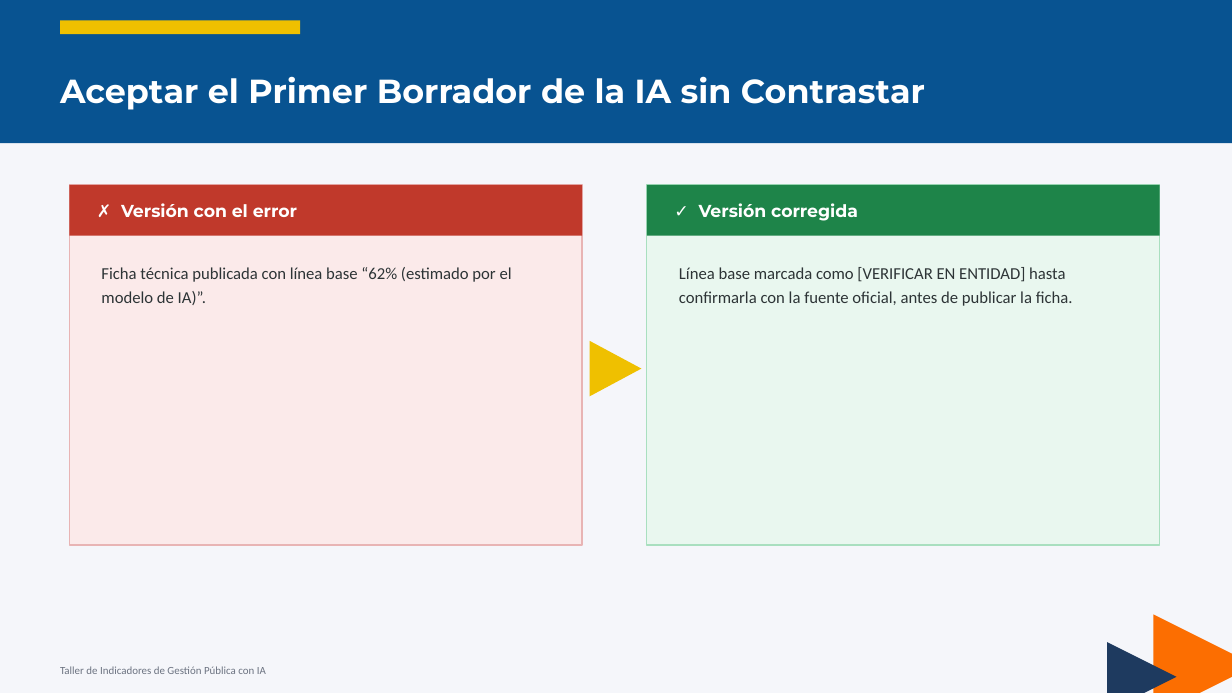
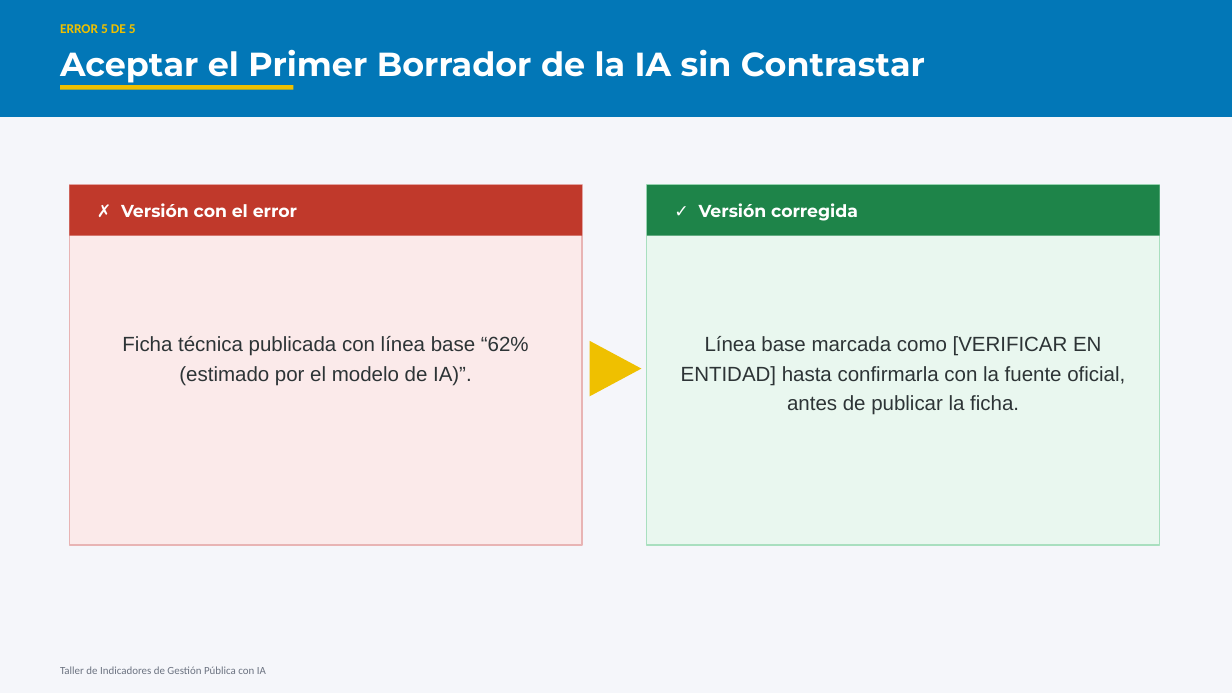
Before and after one commit to smezam-star/Management-Indicators, a slide deck: slide 26 of docs/Taller_Indicadores_Gestion_Publica_IA.pptx (slide 28 before the commit). Drawn at 1232x693 pixels with LibreOffice and Linux fonts; fonts in the diff are those of the drawing. Boxes give left, top, right and bottom in pixels: in the first picture for what was removed or moved away, otherwise in the second. Text is boxed around its words. In the diff, an @@ line names an element or a change of style, - is before the commit and + after.

```diff
--- a/docs/Taller_Indicadores_Gestion_Publica_IA.pptx
+++ b/docs/Taller_Indicadores_Gestion_Publica_IA.pptx
@@ rectangle: place and size @@
-rectangle at (0,0,1232,143)
+rectangle at (0,0,1232,116)
@@ rectangle at (0,0,1232,116): fill #085391 to #0277B7 @@
@@ text "Aceptar el Primer Borrador de ...": place and size @@
-text "Aceptar el Primer Borrador de ..." at (60,76,925,110)
+text "Aceptar el Primer Borrador de ..." at (60,49,925,83)
@@ rectangle: place and size @@
-rectangle at (60,20,300,34)
+rectangle at (60,85,294,90)
@@ text "Ficha técnica publicada con línea ...": place and size @@
-text "Ficha técnica publicada con línea ..." at (101,267,512,305)
+text "Ficha técnica publicada con línea ..." at (122,336,529,386)
@@ text "Ficha técnica publicada con línea ..." at (122,336,529,386): size 13 to 16 pt, font Calibri to Arial; alignment left to centre @@
@@ text "Línea base marcada como [VERIFICAR ..." at (681,336,1125,415): size 13 to 16 pt, font Calibri to Arial; alignment left to centre @@
@@ text "Línea base marcada como [VERIFICAR ...": place and size @@
-text "Línea base marcada como [VERIFICAR ..." at (679,267,1073,306)
+text "Línea base marcada como [VERIFICAR ..." at (681,336,1125,415)
@@ triangle removed at (1153,615,1232,693) @@
@@ triangle removed at (1107,642,1177,693) @@
```
Also in this commit, not shown: 44 other slides changed, 2 slides added, 6 slides removed, 8 other files.
